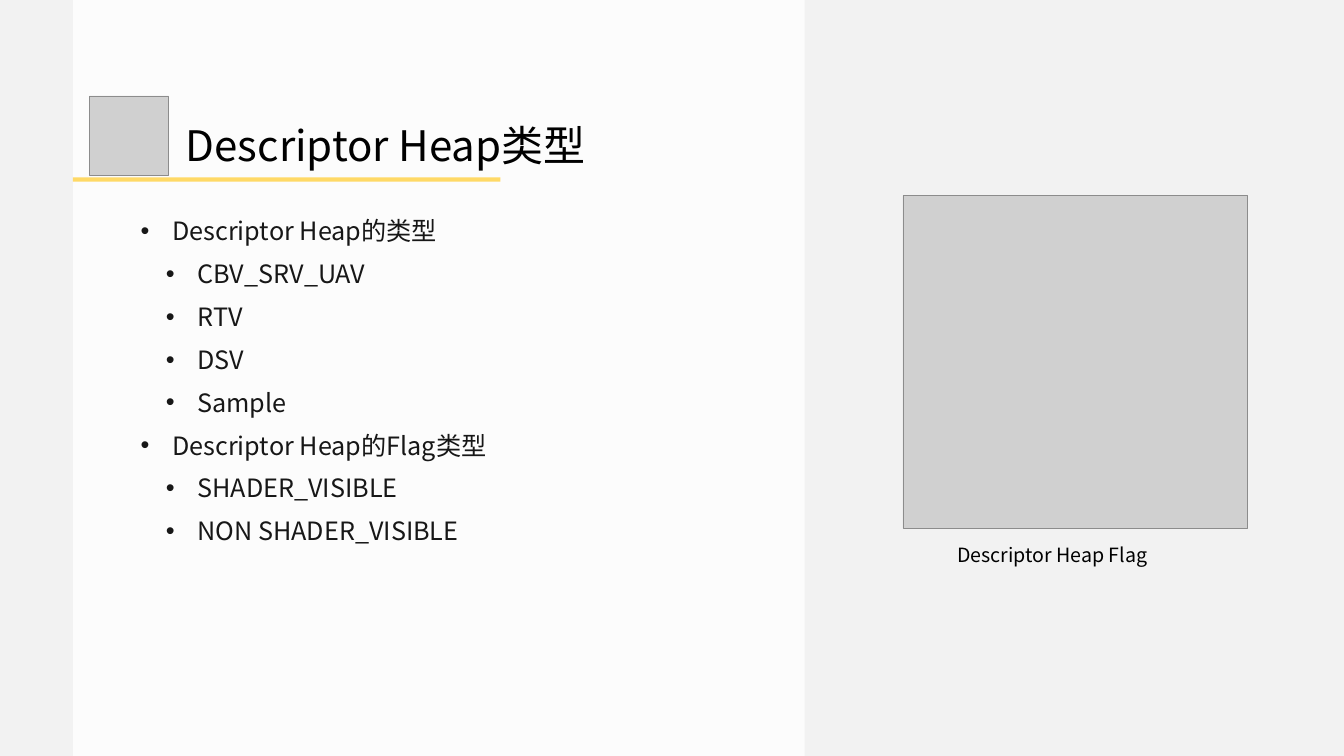
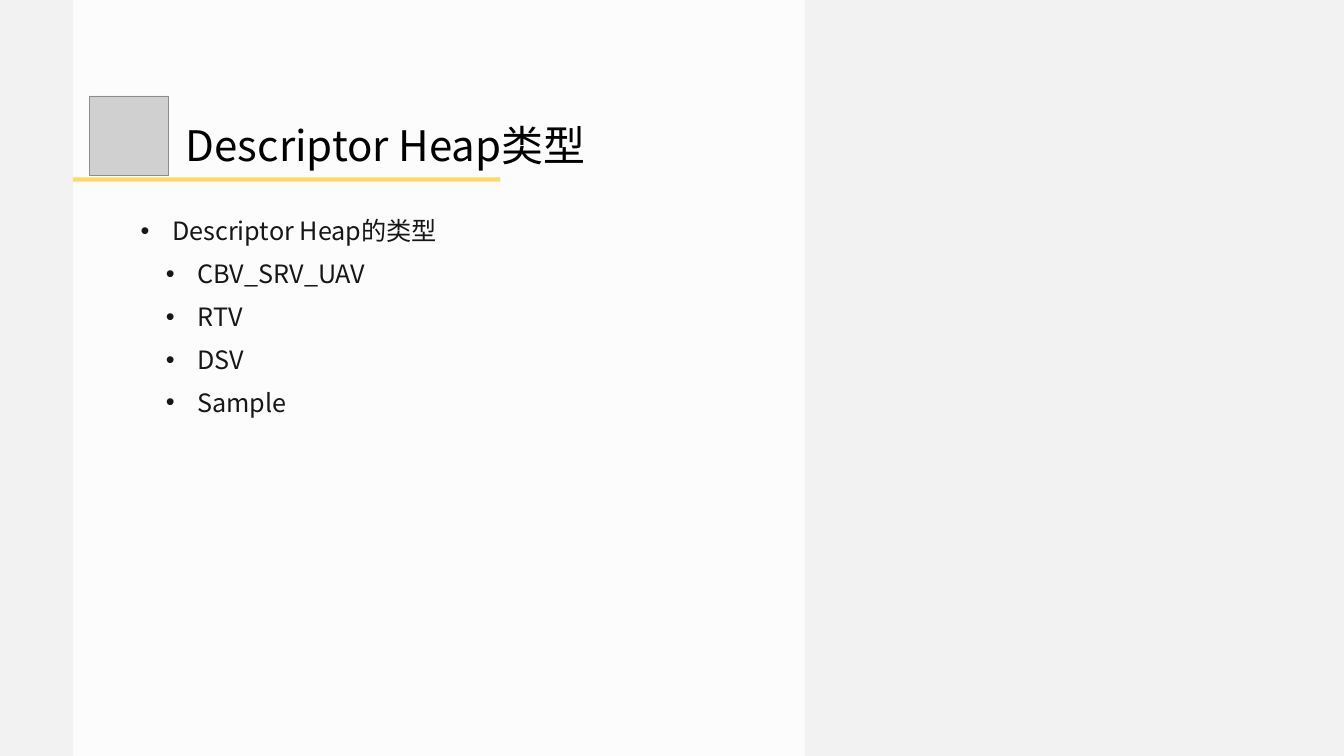
Before and after one commit to doomlover/KSGameEngineTutorials, a slide deck: slide 19 of PPTs/05.深入DX12绘制二.pptx. Drawn at 1344x756 pixels with LibreOffice and Linux fonts; fonts in the diff are those of the drawing; grey boxes stand for pictures. Boxes give left, top, right and bottom in pixels: in the first picture for what was removed or moved away, otherwise in the second. Text is boxed around its words. In the diff, an @@ line names an element or a change of style, - is before the commit and + after.

```diff
--- a/PPTs/05.深入DX12绘制二.pptx
+++ b/PPTs/05.深入DX12绘制二.pptx
@@ picture removed at [903,196,1248,528] @@
@@ text at [172,434,487,544]: paragraphs removed @@
-• Descriptor Heap的Flag类型
-  • SHADER_VISIBLE
-  • NON SHADER_VISIBLE
@@ text removed at [957,546,1147,567] @@
-Descriptor Heap Flag
```
Also in this commit, not shown: 15 other slides changed, 2 slides added, 2 slides removed.
